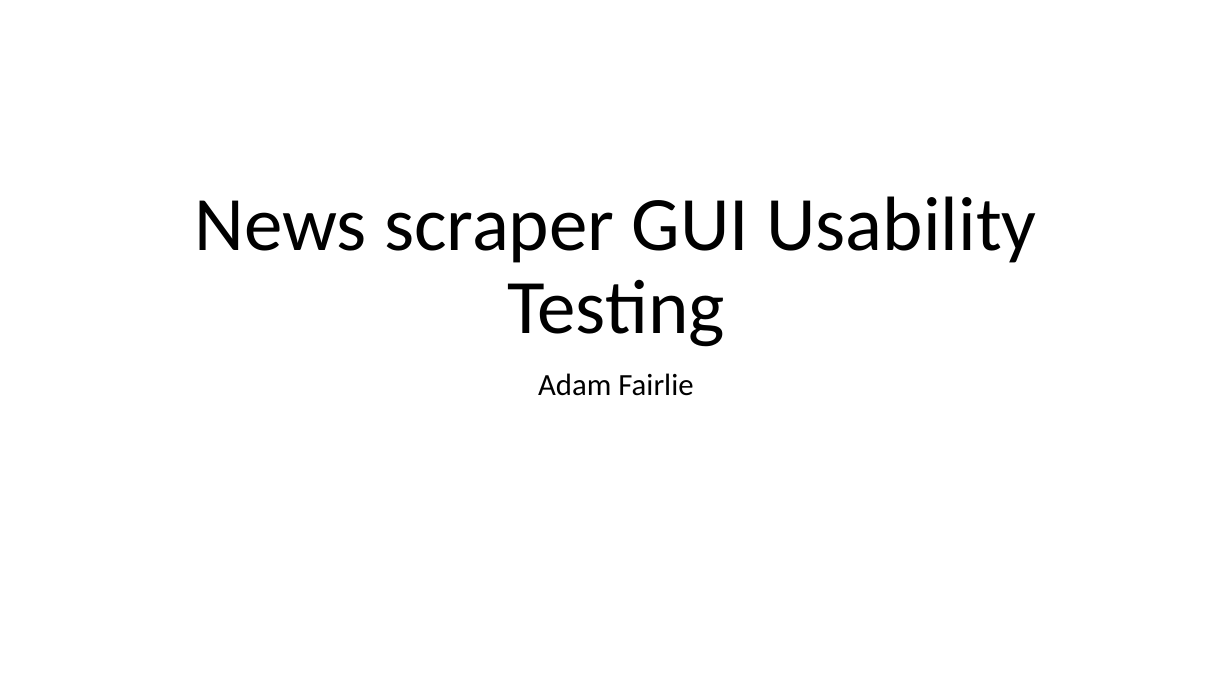
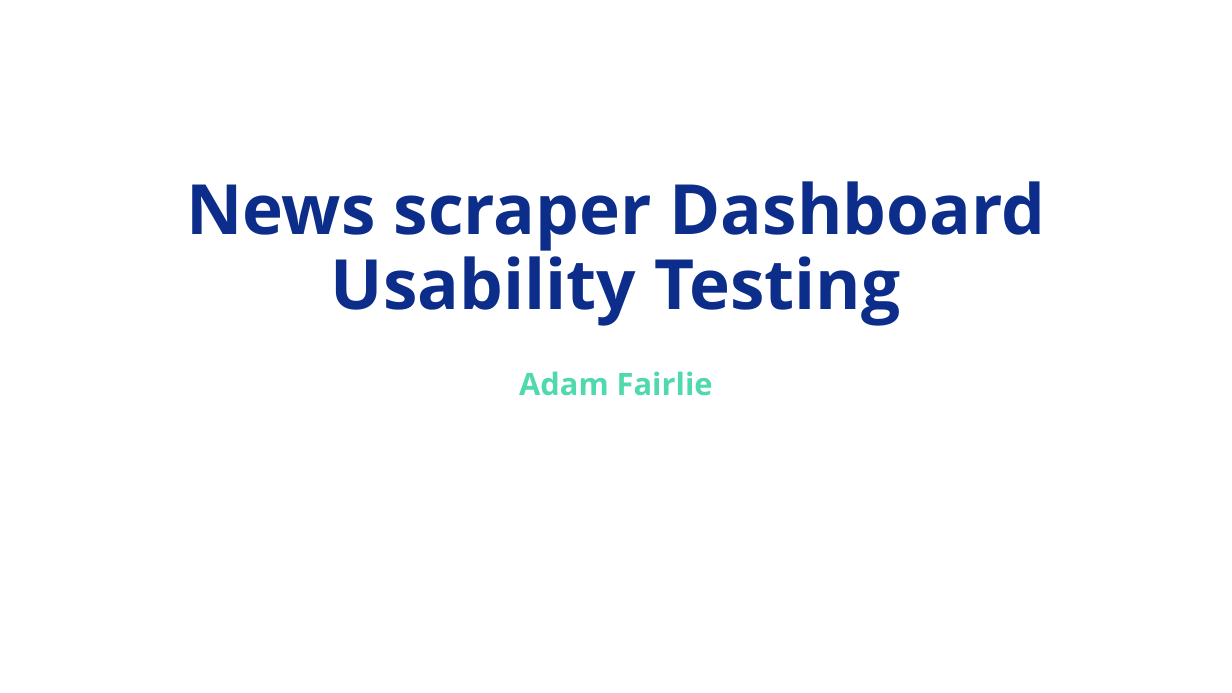
Before and after one commit to Adamanatite/nlp-global-news-monitor, a slide deck: slide 1 of research/Usability Testing Presentation.pptx. Drawn at 1232x693 pixels with LibreOffice and Linux fonts; fonts in the diff are those of the drawing. Boxes give left, top, right and bottom in pixels: in the first picture for what was removed or moved away, otherwise in the second. Text is boxed around its words. In the diff, an @@ line names an element or a change of style, - is before the commit and + after.

```diff
--- a/research/Usability Testing Presentation.pptx
+++ b/research/Usability Testing Presentation.pptx
@@ title at [186, 181, 1046, 326]: text changed; size 60 to 54 pt; font Calibri to Open Sans; text colour #000000 to #0C2E8A; bold on @@
-News scraper GUI Usability Testing
+News scraper Dashboard Usability Testing
@@ subtitle "Adam Fairlie" at [519, 371, 713, 396]: font Calibri to Open Sans, text colour #000000 to #50D8AF, bold on @@
```
Also in this commit, not shown: 2 other slides changed, 2 slides added, 2 slides removed, 3 other files.
